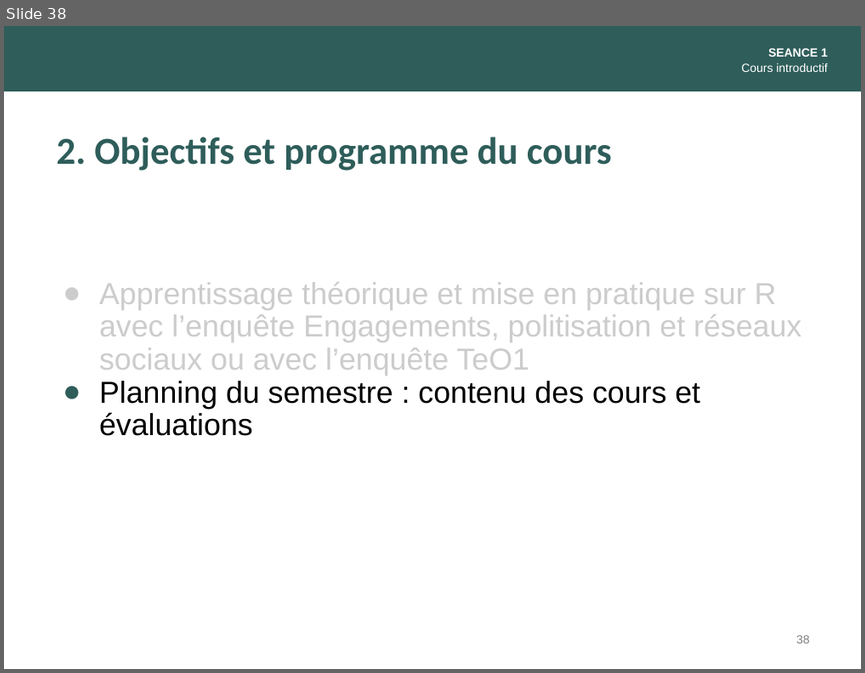
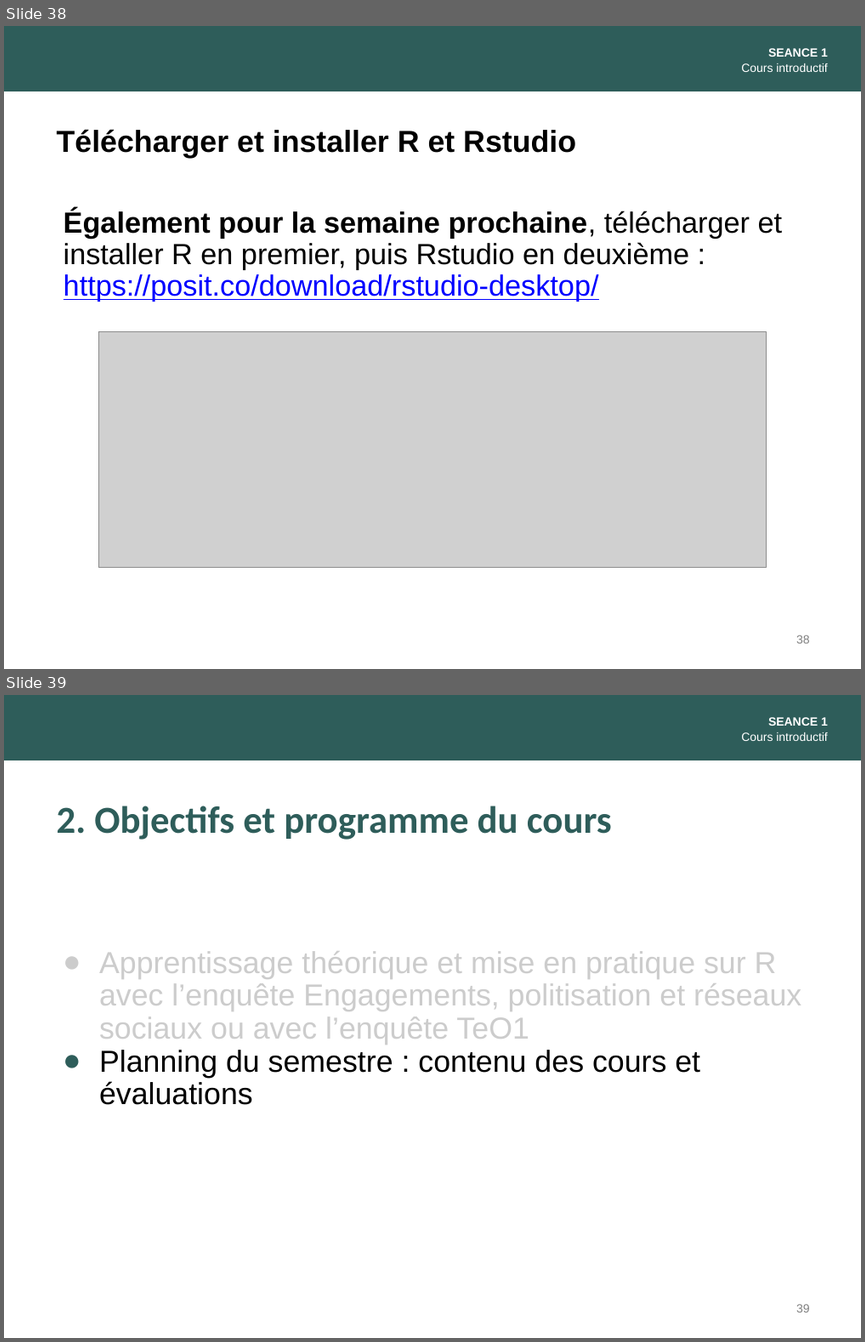
Before and after one commit to alextranslatus/MQSS, a slide deck: slides/1. Intro Partie I.pptx. Shown one above the other, each under a label of ours: slide 38 before the commit, slides 38 and 39 after it. The pictures are 865x673 and 865x1342 pixels, drawn with LibreOffice and Linux fonts; fonts in the diff are those of the drawing; grey boxes stand for pictures. Boxes give left, top, right and bottom in pixels: in the first picture for what was removed or moved away, otherwise in the second. Text is boxed around its words. In the diff, an @@ line names an element or a change of style, - is before the commit and + after.

```diff
--- a/slides/1. Intro Partie I.pptx
+++ b/slides/1. Intro Partie I.pptx
@@ slide 38 added at bbox=[4, 26, 861, 669], background #FFFFFF @@
@@ rectangle added at bbox=[4, 26, 861, 91], fill #2E5D5A @@
@@ text added at bbox=[741, 48, 828, 72], 10 pt, text #FFFFFF @@
+SEANCE 1
+Cours introductif
@@ text added at bbox=[57, 129, 576, 158], 25.5 pt, text #000000, bold @@
+Télécharger et installer R et Rstudio
@@ text added at bbox=[64, 209, 783, 301], 24.5 pt, text #000000 @@
+Également pour la semaine prochaine, télécharger et installer R en premier, puis Rstudio en deuxième :
+https://posit.co/download/rstudio-desktop/
@@ picture added at bbox=[99, 331, 766, 567] @@
@@ page number added at bbox=[796, 635, 810, 643], 10 pt, text #808080 @@
+38
@@ what was slide 38 is now slide 39 @@
```
Also in this commit, not shown: 2 slides changed.
